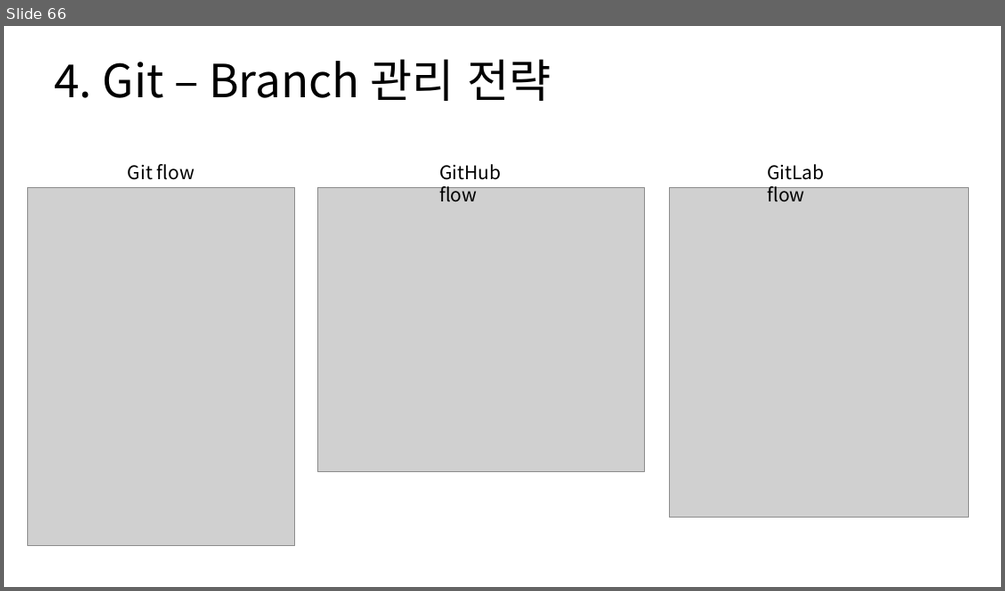
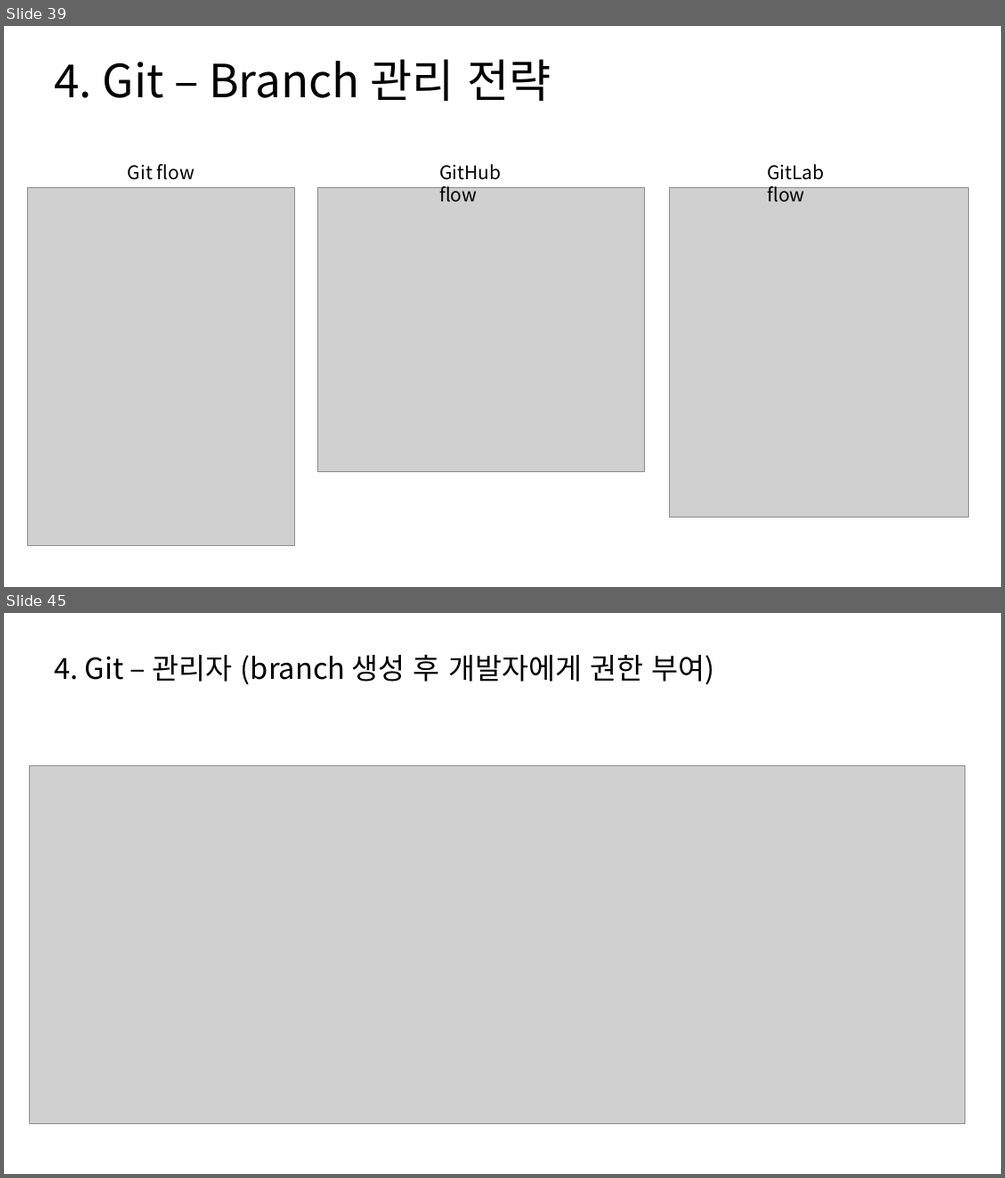
Before and after one commit to SungIn-Shin/git_powerpoint, a slide deck: git_from_the_hell.pptx. Shown one above the other, each under a label of ours: slide 66 before the commit, slides 39 and 45 after it; the slides between them are not shown. The pictures are 1005x591 and 1005x1178 pixels, drawn with LibreOffice and Linux fonts; fonts in the diff are those of the drawing; grey boxes stand for pictures. Boxes give left, top, right and bottom in pixels: in the first picture for what was removed or moved away, otherwise in the second. Text is boxed around its words. In the diff, an @@ line names an element or a change of style, - is before the commit and + after.

```diff
--- a/git_from_the_hell.pptx
+++ b/git_from_the_hell.pptx
@@ slide 45 added at bbox=[4, 613, 1001, 1174], background #FFFFFF @@
@@ title added at bbox=[54, 654, 714, 684], 28 pt, text #000000 @@
+4. Git – 관리자 (branch 생성 후 개발자에게 권한 부여)
@@ picture added at bbox=[30, 765, 965, 1123] @@
@@ what was slide 66 is now slide 39 @@
```
Also in this commit, not shown: 1 slide changed, 26 other slides added.
